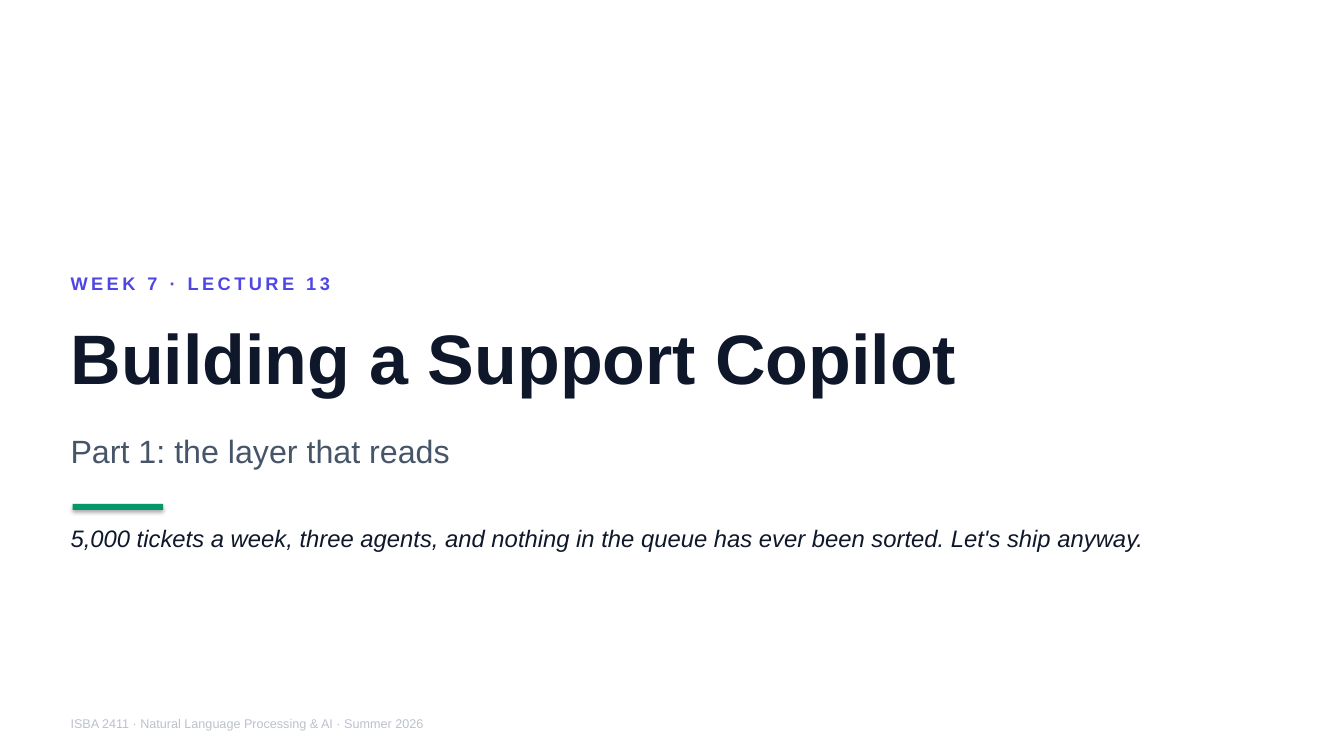
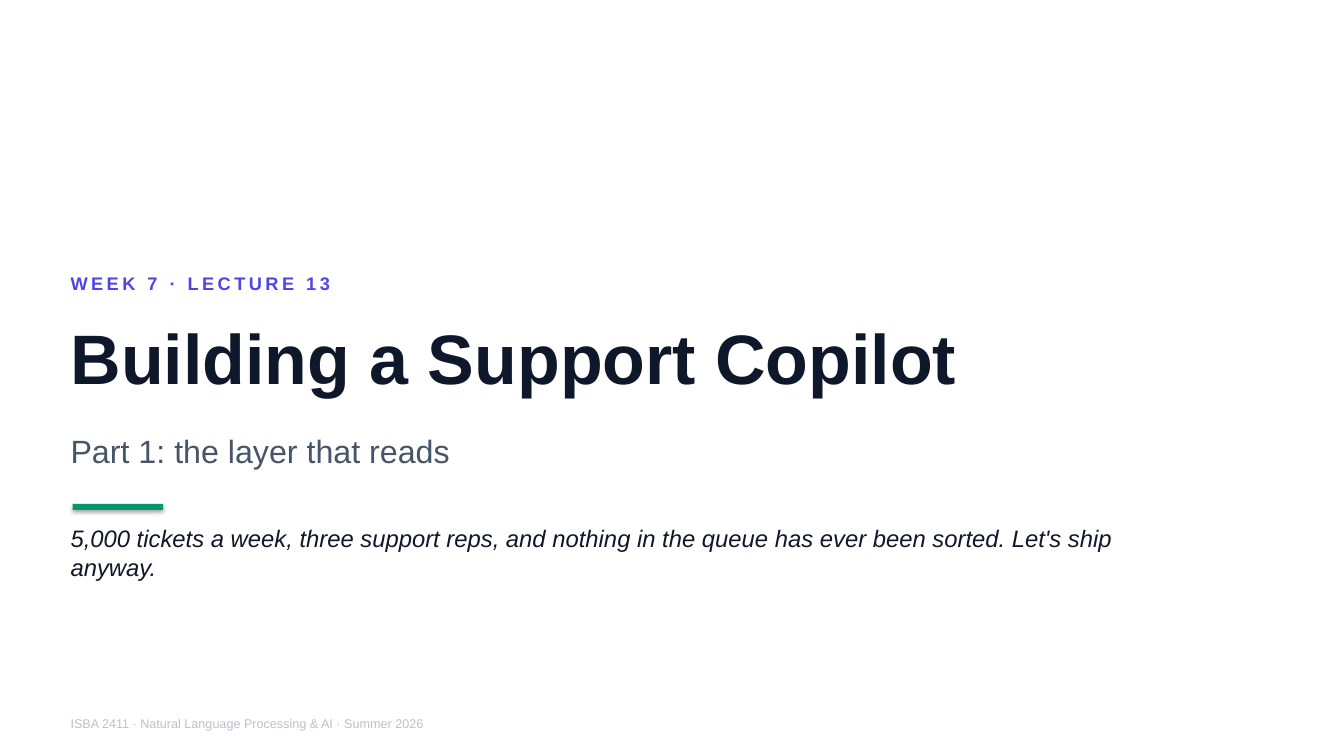
Before and after one commit to JulesMalin/isba2411-nlp, a slide deck: slide 1 of Week 7/L13_Support_Copilot_v3_discussion.pptx. Drawn at 1344x756 pixels with LibreOffice and Linux fonts; fonts in the diff are those of the drawing. Boxes give left, top, right and bottom in pixels: in the first picture for what was removed or moved away, otherwise in the second. Text is boxed around its words. In the diff, an @@ line names an element or a change of style, - is before the commit and + after.

```diff
--- a/Week 7/L13_Support_Copilot_v3_discussion.pptx
+++ b/Week 7/L13_Support_Copilot_v3_discussion.pptx
@@ text at bbox=[71, 529, 1112, 581]: text changed @@
-5,000 tickets a week, three agents, and nothing in the queue has ever been sorted. Let's ship anyway.
+5,000 tickets a week, three support reps, and nothing in the queue has ever been sorted. Let's ship anyway.
```
Also in this commit, not shown: 2 other slides changed.
